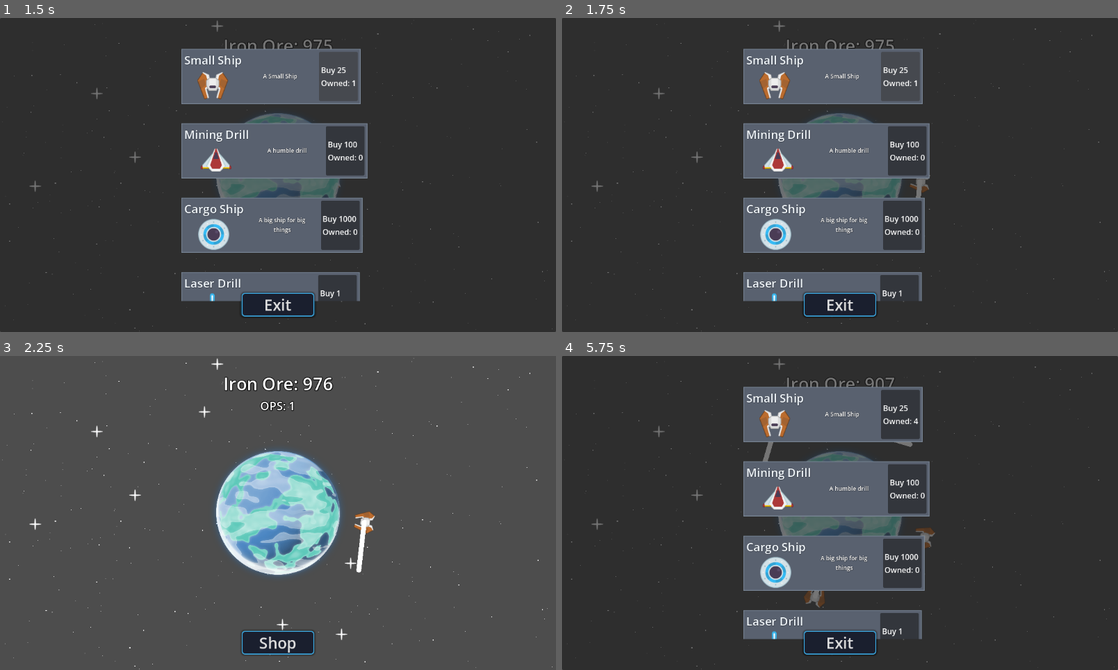
Above: before the commit, frames 1-4 (two rows, left to right).
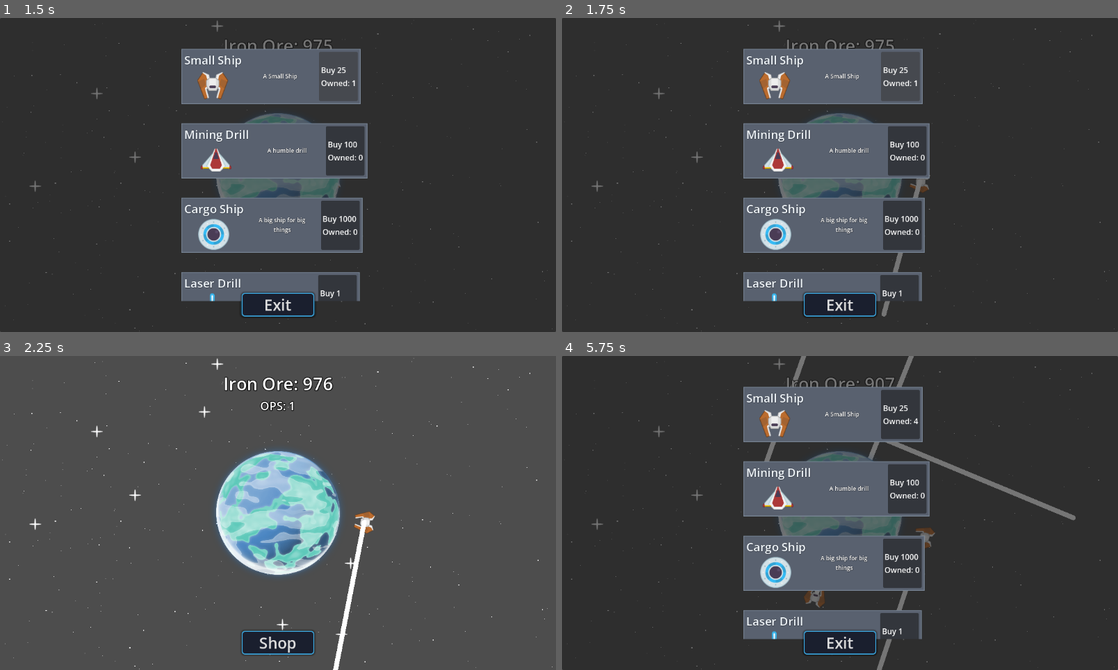
Above: after the commit, the same moments.

Repository: AllanSechrist/Tap
Game: Godot game, scene res://level/sand_box.tscn
The game is run twice, just before and just after one commit, with the same random seed, the same clock (stepped at 60 frames per second) and the same inputs.
Inputs (mouse positions are in pixels of both pictures, inside the frame that each line leads up to):
- Up to frame 1 (1.5 s): click "Shop" at 0.5 s; click (339, 77) at 1.27 s
- Up to frame 2 (1.75 s): no input
- Up to frame 3 (2.25 s): click "Shop" at 2 s
- Up to frame 4 (5.75 s): click "Shop" at 2.75 s; click (901, 415) at 3.52 s; click (901, 415) at 4.27 s; tap Enter at 5 s; move the mouse to (840, 513) at 5.02 s; press the mouse at (840, 513) at 5.03 s

Frame 1 is identical in both runs. In frame 2, 0.1% of the frame differs, in the area x 57-65%, y 52-96%; in frame 3, 0.4%; in frame 4, 1.0%, in the area x 36-93%, y 0-100%.
Error before the commit: Invalid call to function 'set_is_casting' in base 'RayCast2D (laser_ray_cast.gd)'. Expected 1 argument(s). (res://ShipManager/ship_avatar.gd:36)

Commit message:
Add cast timer to ship avatar, add laser effects

Diff:
--- a/ShipManager/ship_avatar.gd
+++ b/ShipManager/ship_avatar.gd
@@ -2,12 +2,14 @@
 class_name ShipAvatar
 
 #const LASER_EFFECT = preload("uid://bsduwcnx8btvt")
-const LASER_EFFECT = preload("uid://diteqlph40eak")
+#const LASER_EFFECT = preload("uid://diteqlph40eak")
 @export var fire_rate_min: float = 5.0
 @export var fire_rate_max: float = 10.0
+@export var cast_length: float = 2.0 # How long should the ship fire the laser.
+@onready var sprite_2d: Sprite2D = $Sprite2D
+@onready var cast_timer: Timer = $CastTimer
+@onready var fire_timer: Timer = $FireTimer
 
-@onready var sprite_2d: Sprite2D = $Sprite2D
-@onready var laser_timer: Timer = $LaserTimer
 @onready var laser_ray_cast: RayCast2D = $LaserRayCast
 
 var target_position: Vector2
@@ -15,9 +17,11 @@
 
 func _ready() -> void:
 	randomize_fire_timer()
-	laser_timer.timeout.connect(_on_laser_timer_timeout)
-	laser_timer.wait_time = randf_range(fire_rate_min, fire_rate_max)
-	laser_timer.start(randf_range(0.1, laser_timer.wait_time))
+	fire_timer.timeout.connect(_on_fire_timer_timeout)
+	fire_timer.wait_time = randf_range(fire_rate_min, fire_rate_max)
+	fire_timer.start(randf_range(0.1, fire_timer.wait_time))
+	cast_timer.timeout.connect(_on_cast_timer_timeout)
+	cast_timer.wait_time = cast_length
 
 func _process(delta: float) -> void:
 	global_position = global_position.lerp(target_position, 6.0 * delta)
@@ -26,16 +30,22 @@
 	sprite_2d.texture = texture
 
 func randomize_fire_timer() -> void:
-	laser_timer.wait_time = randf_range(fire_rate_min, fire_rate_max)
+	fire_timer.wait_time = randf_range(fire_rate_min, fire_rate_max)
 
 func fire_laser() -> void:
 	print("Ship fired a laser!")
 	var angle_to_target := global_position.angle_to_point(fire_target_position)
 	laser_ray_cast.global_position = global_position
 	laser_ray_cast.global_rotation = angle_to_target
-	laser_ray_cast.set_is_casting()
+	laser_ray_cast.is_casting = true
 
-func _on_laser_timer_timeout() -> void:
+func _on_fire_timer_timeout() -> void:
 	fire_laser()
 	randomize_fire_timer()
-	laser_timer.start()
+	cast_timer.start()
+	print("Fire time out!")
+
+func _on_cast_timer_timeout() -> void:
+	laser_ray_cast.is_casting = false
+	fire_timer.start()
+	print("Caster time out!")
--- a/ShipManager/ship_avatar.tscn
+++ b/ShipManager/ship_avatar.tscn
@@ -9,6 +9,11 @@
 [node name="Sprite2D" type="Sprite2D" parent="." unique_id=389035746]
 scale = Vector2(0.5, 0.5)
 
-[node name="LaserTimer" type="Timer" parent="." unique_id=659317201]
+[node name="FireTimer" type="Timer" parent="." unique_id=659317201]
+
+[node name="CastTimer" type="Timer" parent="." unique_id=1300879402]
+one_shot = true
 
 [node name="LaserRayCast" parent="." unique_id=2099570748 instance=ExtResource("2_455m1")]
+
+[connection signal="timeout" from="CastTimer" to="." method="_on_cast_timer_timeout"]
--- a/assets/effects/laser_ray_cast.gd
+++ b/assets/effects/laser_ray_cast.gd
@@ -2,9 +2,14 @@
 
 @export var cast_speed := 700.0
 @export var max_length := 1400.0
+@export var start_distance := 10.0
+@export var growth_time := 0.1
 @export var is_casting := false: set = set_is_casting
 @export var color := Color.WHITE: set = set_color
 @onready var line_2d: Line2D = $Line2D
+@onready var line_width := line_2d.width
+
+var tween: Tween = null
 
 func _ready() -> void:
 	set_color(color)
@@ -17,6 +22,12 @@
 		cast_speed * delta
 	)
 
+	var laser_end_position := target_position
+	force_raycast_update()
+	if is_colliding():
+		laser_end_position = to_local(get_collision_point())
+	line_2d.points[1] = laser_end_position
+
 func set_is_casting(new_value: bool) -> void:
 	if is_casting == new_value:
 		return
@@ -24,8 +35,31 @@
 
 	set_physics_process(is_casting)
 
-	if is_casting == false:
-		target_position.x = 0.0
+	if not line_2d:
+		return
+
+	if is_casting:
+		var laser_start := Vector2.RIGHT * start_distance
+		line_2d.points[0] = laser_start
+		line_2d.points[1] = laser_start
+		appear()
+	else:
+		target_position = Vector2.ZERO
+		disappear()
+
+func appear() -> void:
+	line_2d.visible = true
+	if tween and tween.is_running():
+		tween.kill()
+	tween = create_tween()
+	tween.tween_property(line_2d, "width", line_width, growth_time * 2.0).from(0.0)
+
+func disappear() -> void:
+	if tween and tween.is_running():
+		tween.kill()
+	tween = create_tween()
+	tween.tween_property(line_2d, "width", 0.0, growth_time).from_current()
+	tween.tween_callback(line_2d.hide)
 
 func set_color(new_color: Color) -> void:
 	color = new_color
